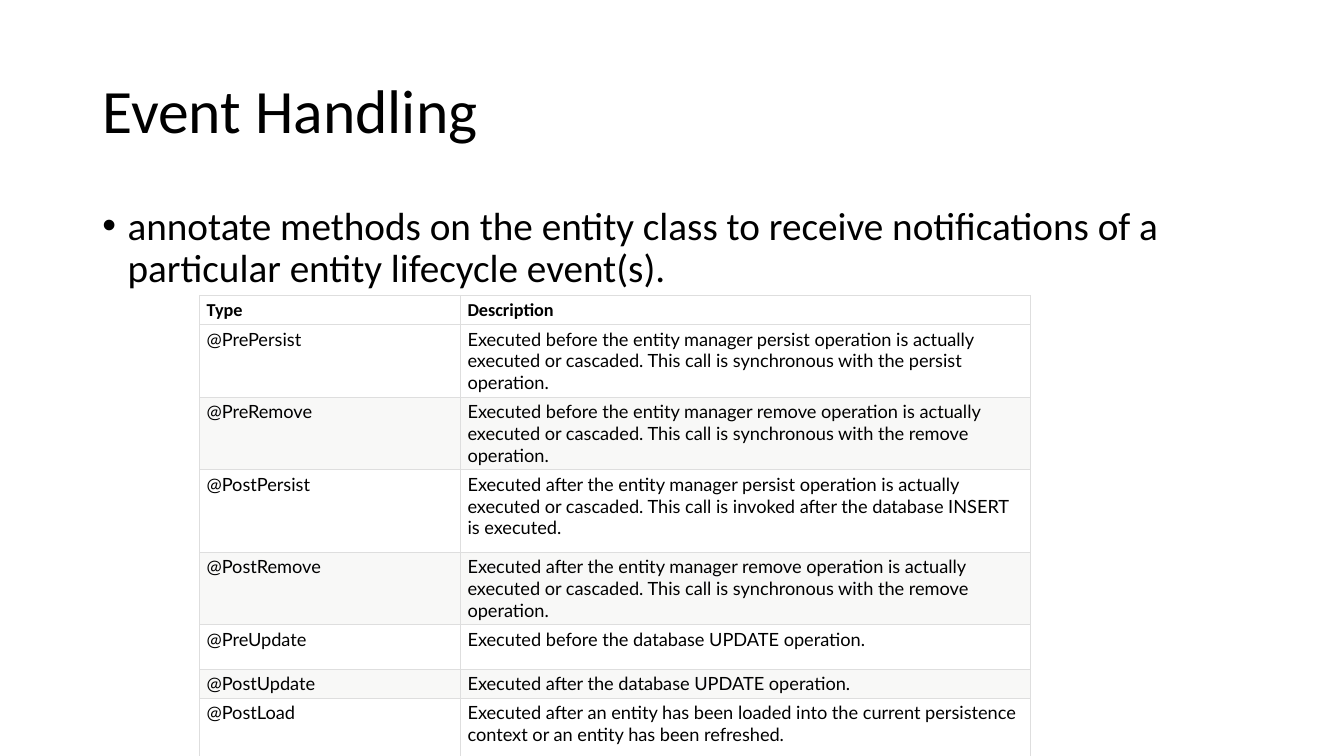
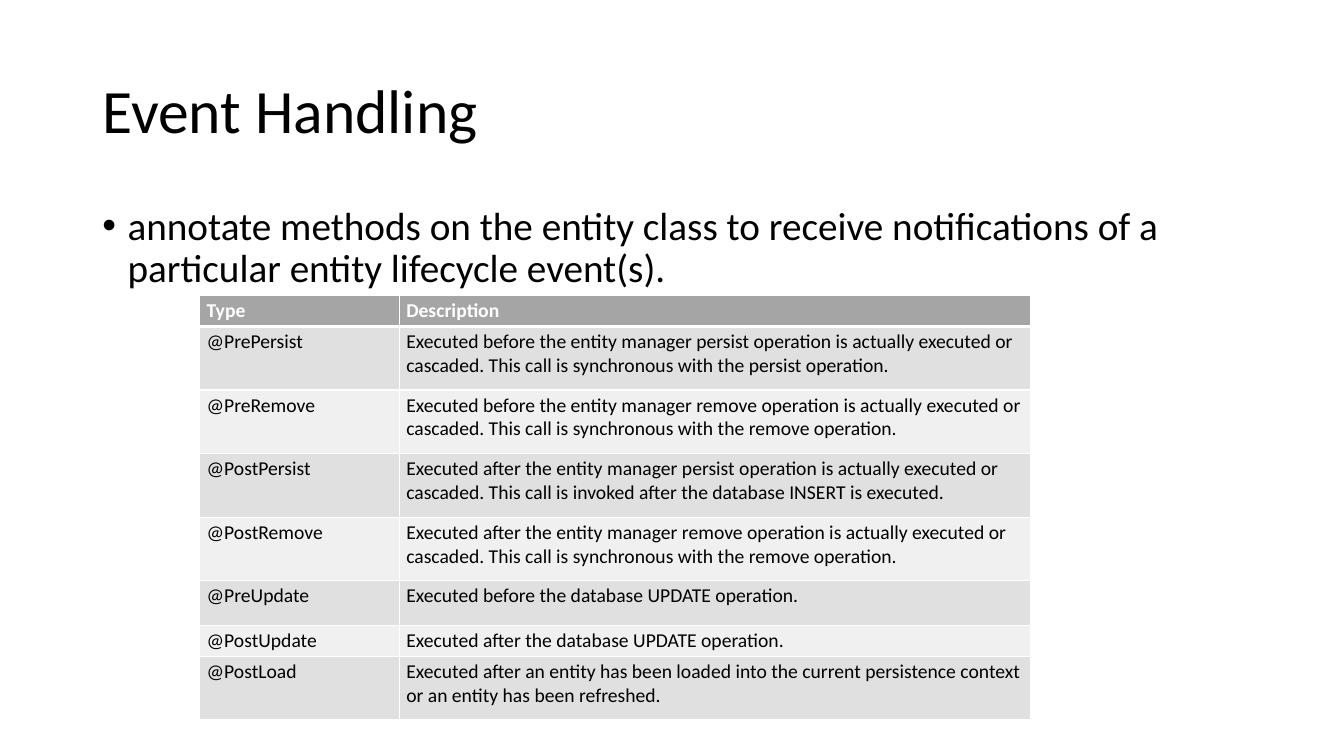
Before and after one commit to lawren43/mytest-repo, a slide deck: slide 8 of test-springmvc/doc/2.JPA Programming.pptx. Drawn at 1344x756 pixels with LibreOffice and Linux fonts; fonts in the diff are those of the drawing. Boxes give left, top, right and bottom in pixels: in the first picture for what was removed or moved away, otherwise in the second. Text is boxed around its words. In the diff, an @@ line names an element or a change of style, - is before the commit and + after.

```diff
--- a/test-springmvc/doc/2.JPA Programming.pptx
+++ b/test-springmvc/doc/2.JPA Programming.pptx
@@ table at [200,295,1030,719] @@
@@ fill #FFFFFF to #A5A5A5 in row 1 @@
@@ fill #FFFFFF to #E1E1E1 in 8 cells @@
@@ fill #F8F8F7 to #F0F0F0 in 6 cells @@
@@ size 13 to 14 pt, font Lato to Calibri @@
@@ text colour #000000 to #FFFFFF in "Type", "Description" @@
@@ borders changed @@
```
Also in this commit, not shown: 5 other slides changed, 5 slides added, 5 slides removed, 8 other files.
